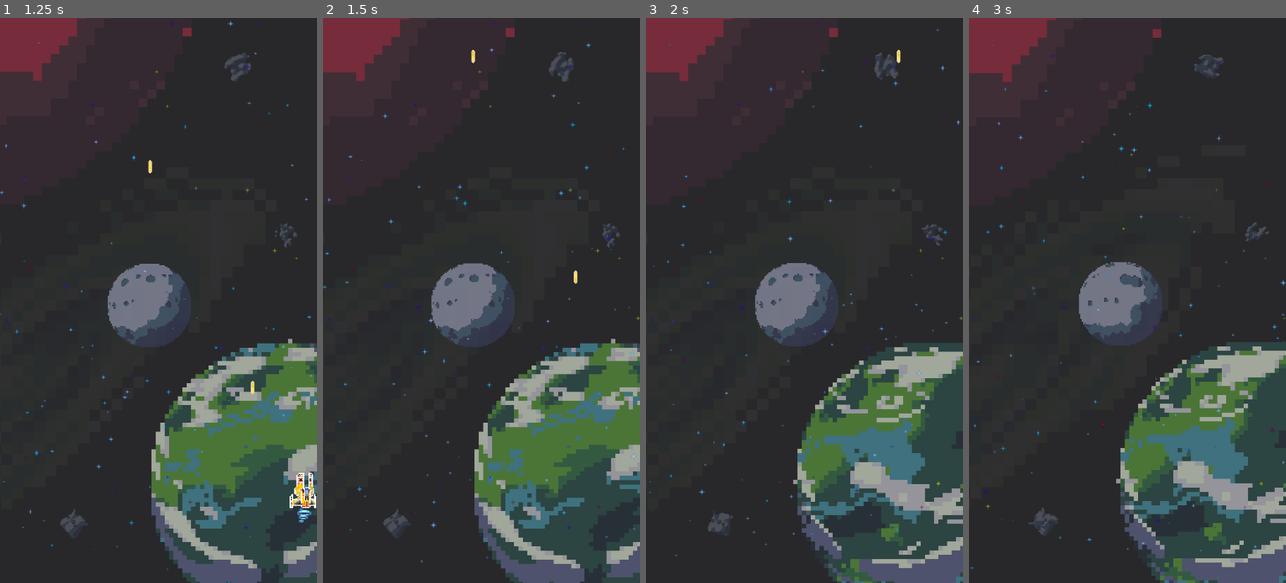
Above: before the commit, frames 1-4 (left to right).
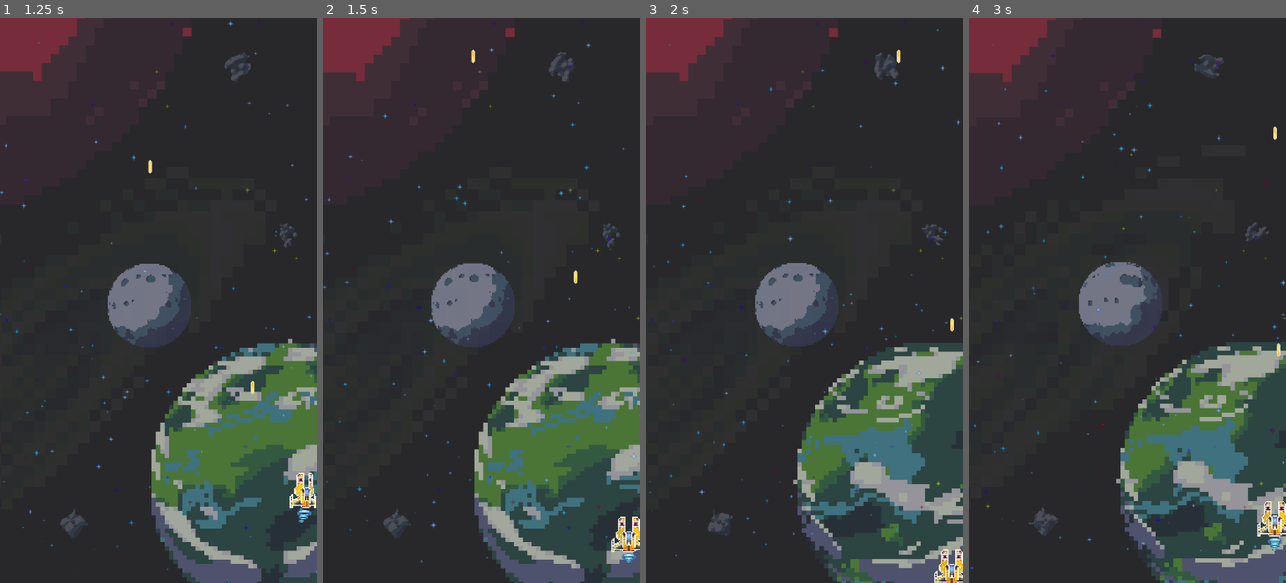
Above: after the commit, the same moments.

Repository: justCallMeJeg/ChaosWingNemesis
Game: Godot game, scene res://src/main.tscn
Two runs of this game, one before a commit and one after it. Both use one fixed random seed, a clock stepped at 60 frames per second and the inputs below.
Inputs:
- Up to frame 1 (1.25 s): tap Enter at 0.5 s; hold Right (ui_right) from 0.53 s (still down); tap R at 0.6 s; tap Space at 0.77 s
- Up to frame 2 (1.5 s): release Right (ui_right) at 1.28 s; hold Down (ui_down) from 1.28 s (still down); tap Enter at 1.35 s
- Up to frame 3 (2 s): keep holding Down (ui_down); tap Space at 1.52 s
- Up to frame 4 (3 s): release Down (ui_down) at 2.03 s; hold Right (ui_right) 2.03-2.78 s; tap R at 2.1 s; hold Up (ui_up) from 2.78 s (still down); tap Enter at 2.85 s

Frame 1 is identical in both runs. In frame 2, 0.5% of the frame differs, in the area x 90-100%, y 88-97%; in frame 3, 0.4%; in frame 4, 0.5%, in the area x 90-100%, y 19-95%.

Commit message:
Invincibility frames

Diff:
--- a/src/Scenes/SelectionScene.tscn
+++ b/src/Scenes/SelectionScene.tscn
@@ -3359,8 +3359,8 @@
 anchor_bottom = 1.0
 offset_left = -85.0
 offset_top = 1280.0
-offset_right = 1279.96
-offset_bottom = 2645.0
+offset_right = 1364.92
+offset_bottom = 3925.0
 rotation = -1.5708
 theme_override_styles/panel = SubResource("StyleBoxFlat_qxfct")
 
@@ -3376,8 +3376,8 @@
 anchor_right = 1.0
 anchor_bottom = 1.0
 offset_left = 805.0
-offset_right = 2169.24
-offset_bottom = 1365.0
+offset_right = 2253.48
+offset_bottom = 2645.0
 grow_horizontal = 2
 rotation = 1.5708
 theme_override_styles/panel = SubResource("StyleBoxFlat_x6suy")
@@ -3479,7 +3479,7 @@
 anchors_preset = 10
 anchor_right = 1.0
 offset_top = -265.0
-offset_right = 1440.0
+offset_right = 2160.0
 grow_horizontal = 2
 pivot_offset = Vector2(860, 402)
 
@@ -3509,8 +3509,8 @@
 anchor_right = 1.0
 anchor_bottom = 1.0
 offset_top = -265.0
-offset_right = 512.0
-offset_bottom = 265.5
+offset_right = 768.0
+offset_bottom = 530.5
 grow_horizontal = 2
 grow_vertical = 2
 texture = SubResource("GradientTexture2D_n0ro0")
@@ -3572,9 +3572,9 @@
 anchor_top = 1.0
 anchor_right = 1.0
 anchor_bottom = 1.0
-offset_top = 2560.0
-offset_right = 1440.0
-offset_bottom = 2825.0
+offset_top = 3840.0
+offset_right = 2160.0
+offset_bottom = 4105.0
 grow_horizontal = 2
 grow_vertical = 0
 pivot_offset = Vector2(860, -613)
@@ -3605,8 +3605,8 @@
 anchor_right = 1.0
 anchor_bottom = 1.0
 offset_top = 265.0
-offset_right = 768.0
-offset_bottom = 795.001
+offset_right = 1152.0
+offset_bottom = 1060.0
 grow_horizontal = 2
 grow_vertical = 2
 texture = SubResource("GradientTexture2D_cmlcg")
@@ -3717,8 +3717,8 @@
 anchor_bottom = 1.0
 offset_left = -85.0
 offset_top = 1280.0
-offset_right = 1279.96
-offset_bottom = 2645.0
+offset_right = 1364.92
+offset_bottom = 3925.0
 rotation = -1.5708
 theme_override_styles/panel = SubResource("StyleBoxFlat_v536o")
 
@@ -3766,9 +3766,9 @@
 anchor_left = 0.883
 anchor_right = 1.0
 anchor_bottom = 1.0
-offset_left = 1440.76
-offset_right = 2804.96
-offset_bottom = 1364.0
+offset_left = 2076.52
+offset_right = 3524.96
+offset_bottom = 2644.0
 grow_horizontal = 2
 rotation = 1.5708
 theme_override_styles/panel = SubResource("StyleBoxFlat_1h55g")
@@ -3888,7 +3888,7 @@
 layout_mode = 2
 anchor_right = 1.0
 offset_top = -80.0
-offset_right = 1440.0
+offset_right = 2160.0
 offset_bottom = -56.0
 text = "SELECT YOUR SIDE"
 label_settings = SubResource("LabelSettings_togvt")
@@ -3917,7 +3917,7 @@
 layout_mode = 2
 anchor_right = 1.0
 offset_top = 19.9996
-offset_right = 1440.0
+offset_right = 2160.0
 offset_bottom = 43.9996
 text = "SELECT YOUR SIDE"
 label_settings = SubResource("LabelSettings_r0g54")
@@ -3948,8 +3948,8 @@
 anchor_bottom = 0.516
 offset_left = 225.0
 offset_top = 620.0
-offset_right = 365.56
-offset_bottom = 700.96
+offset_right = 436.12
+offset_bottom = 741.92
 grow_horizontal = 2
 grow_vertical = 2
 theme_override_styles/panel = SubResource("StyleBoxFlat_gnbel")
@@ -3976,8 +3976,8 @@
 anchor_bottom = 0.516
 offset_left = 425.0
 offset_top = 620.0
-offset_right = 565.56
-offset_bottom = 700.975
+offset_right = 636.12
+offset_bottom = 741.935
 grow_horizontal = 2
 grow_vertical = 2
 theme_override_styles/panel = SubResource("StyleBoxFlat_s62tu")
@@ -4016,7 +4016,7 @@
 anchor_right = 1.0
 anchor_bottom = 0.5
 offset_top = 180.0
-offset_right = 1440.0
+offset_right = 2160.0
 offset_bottom = 448.0
 grow_horizontal = 2
 grow_vertical = 2
@@ -4068,7 +4068,7 @@
 anchor_right = 1.0
 anchor_bottom = 0.5
 offset_top = 830.0
-offset_right = 1440.0
+offset_right = 2160.0
 offset_bottom = 1100.0
 grow_horizontal = 2
 grow_vertical = 2
--- a/src/Scenes/ShipTypes/BaseShip.tscn
+++ b/src/Scenes/ShipTypes/BaseShip.tscn
@@ -365,9 +365,10 @@
 MOVE_COMPONENT = NodePath("../MoveComponent")
 SPEED = 500
 
-[node name="HealthComponent" type="Node" parent="." node_paths=PackedStringArray("HITBOX_COMPONENT")]
+[node name="HealthComponent" type="Node" parent="." node_paths=PackedStringArray("HITBOX_COMPONENT", "CollisionPolygon")]
 script = ExtResource("6_xmu10")
 HITBOX_COMPONENT = NodePath("../HitboxComponent")
+CollisionPolygon = NodePath("../HitboxComponent/CollisionPolygon2D")
 
 [node name="ShootingComponent" type="Node" parent="." node_paths=PackedStringArray("ACTOR")]
 script = ExtResource("6_2agsu")
--- a/src/Scenes/ShipTypes/Hawkeye.tscn
+++ b/src/Scenes/ShipTypes/Hawkeye.tscn
@@ -51,9 +51,6 @@
 animation = &"center"
 autoplay = "center"
 
-[node name="HealthComponent" parent="." index="4" node_paths=PackedStringArray("HITBOX_COMPONENT")]
-HITBOX_COMPONENT = NodePath("../HitboxComponent")
-
 [node name="ShootingComponent" parent="." index="5"]
 BULLET_SCENE = "LaserBullet"
 
--- a/src/Scripts/Components/HealthComponent.gd
+++ b/src/Scripts/Components/HealthComponent.gd
@@ -2,6 +2,7 @@
 
 @export var HITBOX_COMPONENT: Area2D
 @export var HEALTH: int = 3
+@export var CollisionPolygon : CollisionPolygon2D
 
 # Node Signals for external functions/components
 signal healthDepleted()
@@ -17,6 +18,10 @@
 	if hurt.size() > 0:
 		HEALTH -= 1 * hurt.size() * delta
 		print(HEALTH)
+		CollisionPolygon.set_deferred("disabled",true)
+		await get_tree().create_timer(3).timeout
+		CollisionPolygon.set_deferred("disabled",false)
+
 	if HEALTH <= 0:
 		healthDepleted.emit()
-		get_parent().queue_free()#Still dont know how to do invincibility frames
+		get_parent().queue_free()
